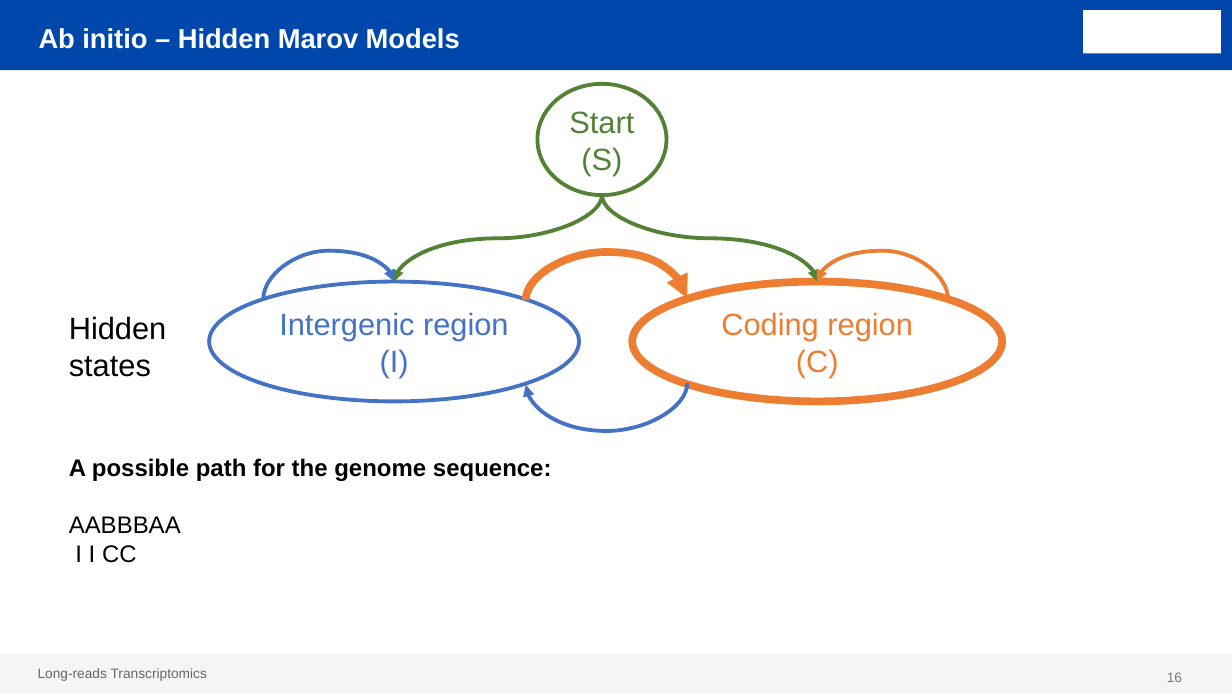
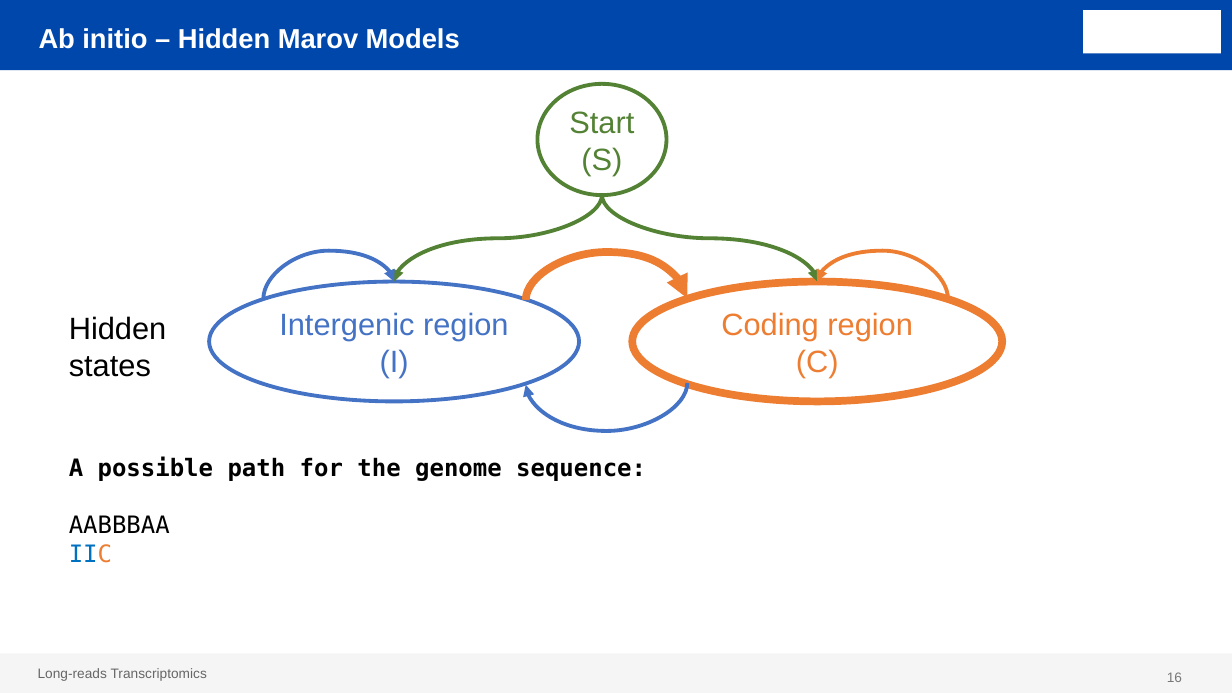
Before and after one commit to ConesaLab/VALT_Summer_Course, a slide deck: slide 16 of theory/day2/SQANTI_evidence.pptx. Drawn at 1232x693 pixels with LibreOffice and Linux fonts; fonts in the diff are those of the drawing; background and template pictures are left out. Boxes give left, top, right and bottom in pixels: in the first picture for what was removed or moved away, otherwise in the second. Text is boxed around its words. In the diff, an @@ line names an element or a change of style, - is before the commit and + after.

```diff
--- a/theory/day2/SQANTI_evidence.pptx
+++ b/theory/day2/SQANTI_evidence.pptx
@@ text at (69,456,646,481): font Arial to DejaVu Sans Mono in "A possible path for the genome sequence:" @@
@@ text at (69,515,170,563): text changed; font Arial to DejaVu Sans Mono @@
-AABBBAA
-I I CC
+AABBBAA
+IIC
```
Also in this commit, not shown: 17 other slides changed, 38 slides added, 3 slides removed, 4 other files.
